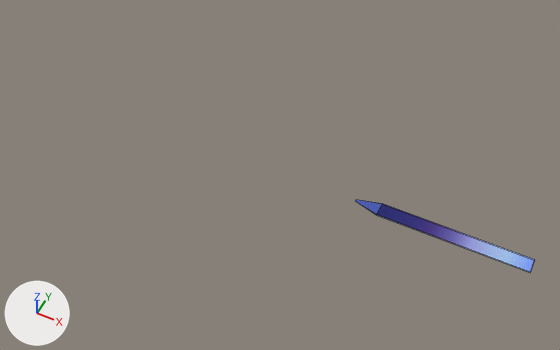
The FBX model Data_Origin/character/sconosciuto/scono_beamsaber_r.fbx, before and after one commit.
One viewpoint serves both versions: a 50 mm lens placed at (-0.16, -3.49, 4.33), pointed at (-1.92, 0.03, -0.06). Lighting does not change. The marker at lower left points along +X, +Y and +Z. Mesh edges are drawn as thin lines. Where no turn or scale is listed for an object, it has been applied to the vertices.

The first picture shows 'scono_beamsaber_R'.
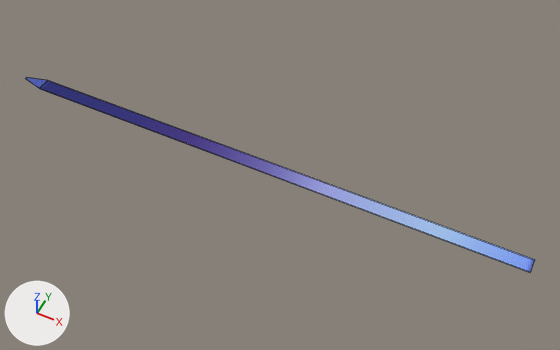
Changed parts and their boxes [x1, y1, x2, y2] in the pictures (560 x 350 px):
'scono_beamsaber_R', reshaped (184% wider, 167% taller)
    before: [356, 200, 534, 272]
    after: [26, 78, 534, 272]

Diff of the bpy script that builds the scene:
```diff
--- a/Data_Origin/character/sconosciuto/scono_beamsaber_r.fbx.py
+++ b/Data_Origin/character/sconosciuto/scono_beamsaber_r.fbx.py
@@ me_scono_beamsaber_r_ncl1_1 @@
 me_scono_beamsaber_r_ncl1_1.from_pydata(...)  # 12 vertices, 10 faces; spans x -1.295..0.0, y -0.054..0.059, z -0.002..0.005
 # used by ob_scono_beamsaber_r; location = (0.0, 0.0, 0.0)
 # before: 2 (-1.11, 0.059, 0.005) at pixel (382, 203), 3 (-1.11, -0.054, 0.005) at pixel (376, 214), 4 (-1.11, 0.059, -0.002) at pixel (382, 204), 5 (-1.11, -0.054, -0.002) at pixel (376, 215), 8 (-1.295, 0.01, 0.002) at pixel (356, 199)
 # before: 9 (-1.295, 0.01, 0.001) at pixel (356, 199), 10 (-1.295, -0.006, 0.001) at pixel (355, 201), 11 (-1.295, -0.006, 0.002) at pixel (355, 201)
+# me_scono_beamsaber_r_ncl1_1 part 1
+for i in [*range(2, 6), *range(8, 12)]: me_scono_beamsaber_r_ncl1_1.vertices[i].co += Vector((-3.0, 0.0, 0.0))
 me_scono_beamsaber_r_ncl1_1.materials.append(mat_scono_beamsaber)
```
